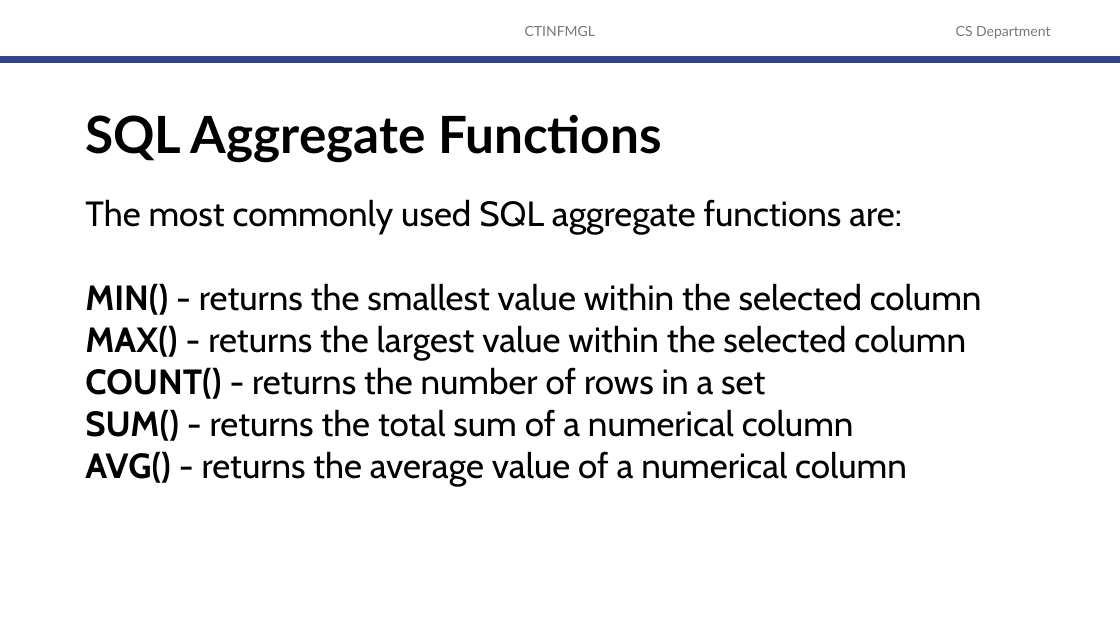
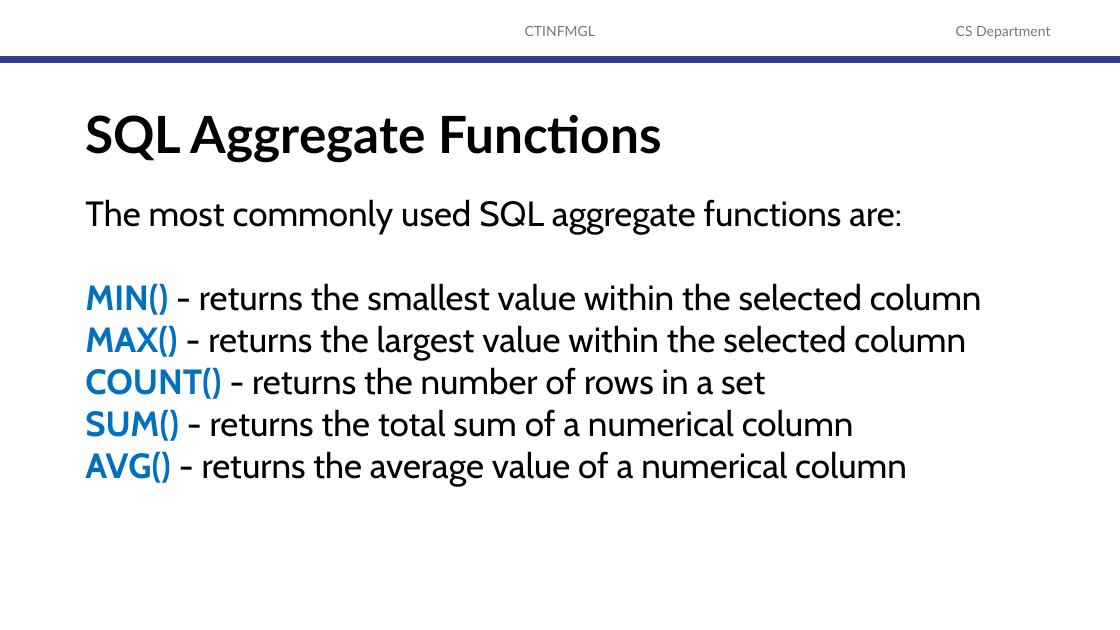
Before and after one commit to robitussin/CTINFMGL, a slide deck: slide 4 of 07 - Introduction to SQL/SQL Functions and GROUP BY.pptx. Drawn at 1120x630 pixels with LibreOffice and Linux fonts; fonts in the diff are those of the drawing; background and template pictures are left out. Boxes give left, top, right and bottom in pixels: in the first picture for what was removed or moved away, otherwise in the second. Text is boxed around its words. In the diff, an @@ line names an element or a change of style, - is before the commit and + after.

```diff
--- a/07 - Introduction to SQL/SQL Functions and GROUP BY.pptx
+++ b/07 - Introduction to SQL/SQL Functions and GROUP BY.pptx
@@ text at (85, 283, 982, 487): text colour #000000 to #0070C0 in "MIN()", "MAX()", "COUNT()", "SUM()" and 1 more places @@
```
Also in this commit, not shown: 1 other slide changed, 1 slide added.
